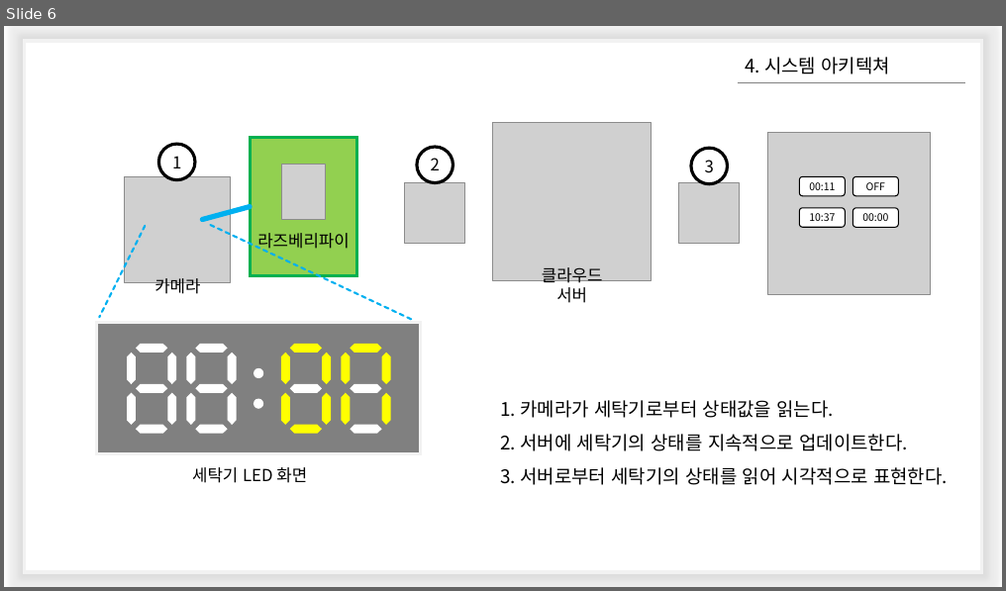
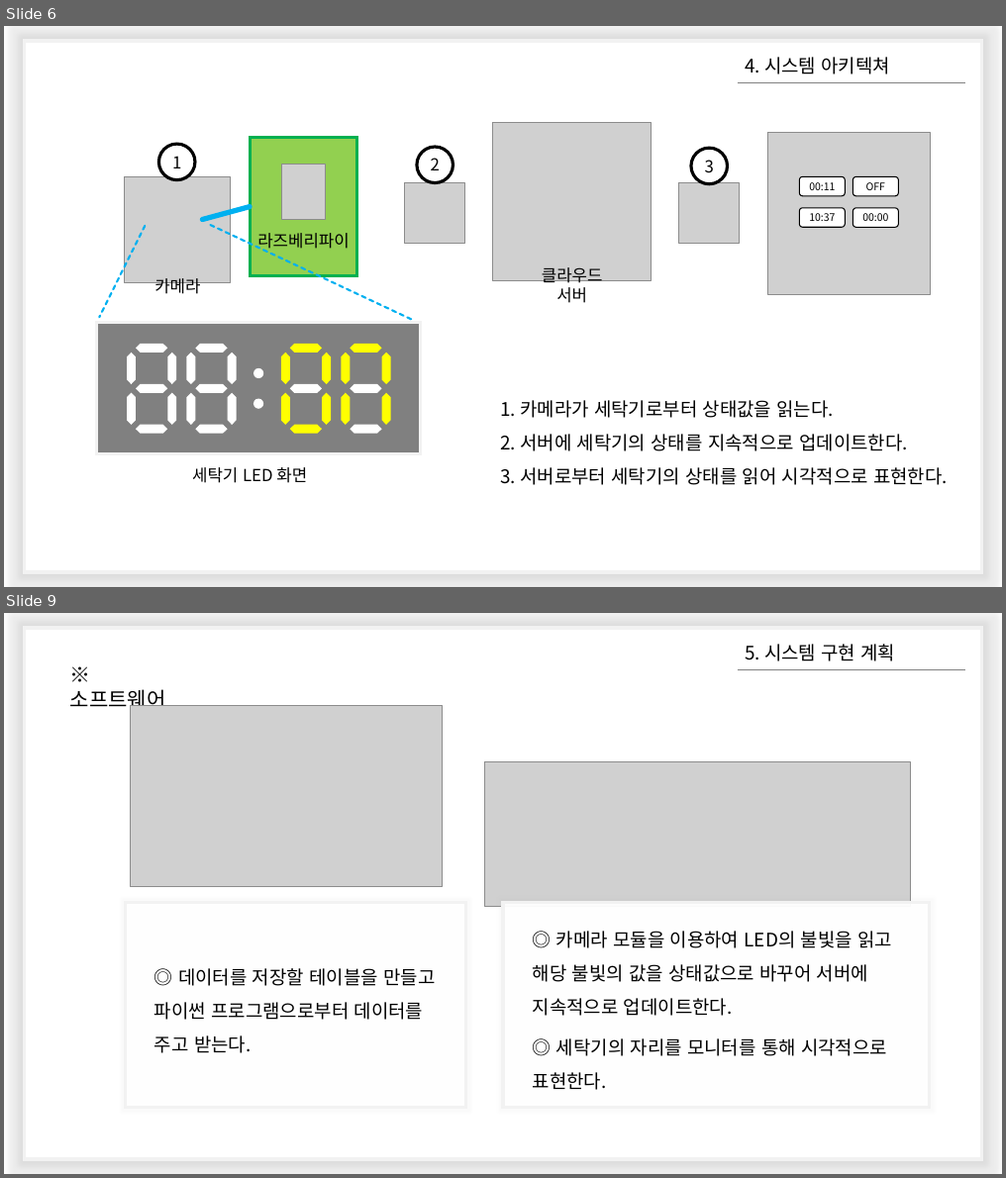
Before and after one commit to wonsokchoi/16project, a slide deck: team_ppt/Find Sit Project 제안서.pptx. Shown one above the other, each under a label of ours: slide 6 before the commit, slides 6 and 9 after it; the slides between them are not shown. The pictures are 1006x591 and 1006x1178 pixels, drawn with LibreOffice and Linux fonts; fonts in the diff are those of the drawing; grey boxes stand for pictures; background and template pictures are left out. Boxes give left, top, right and bottom in pixels: in the first picture for what was removed or moved away, otherwise in the second. Text is boxed around its words. In the diff, an @@ line names an element or a change of style, - is before the commit and + after.

```diff
--- a/team_ppt/Find Sit Project 제안서.pptx
+++ b/team_ppt/Find Sit Project 제안서.pptx
@@ slide 9 added at bbox=[4, 613, 1002, 1174], background picture (left out); not listed: 2 template elements that a slide beside it also shows @@
@@ text added at bbox=[745, 644, 896, 662], 18 pt, text #000000 @@
+5. 시스템 구현 계획
@@ text added at bbox=[70, 689, 166, 712], 20 pt, text #000000 @@
+※ 소프트웨어
@@ picture added at bbox=[131, 706, 443, 887] @@
@@ picture added at bbox=[484, 762, 912, 906] @@
@@ rounded rectangle added at bbox=[126, 903, 466, 1108], fill #FFFFFF at 95% opacity, outline #F2F2F2 3 pt, 18 pt, text #000000 @@
+◎ 데이터를 저장할 테이블을 만들고 파이썬 프로그램으로부터 데이터를 주고 받는다.
@@ rounded rectangle added at bbox=[503, 903, 930, 1108], fill #FFFFFF at 95% opacity, outline #F2F2F2 3 pt, 18 pt, text #000000 @@
+◎ 카메라 모듈을 이용하여 LED의 불빛을 읽고 해당 불빛의 값을 상태값으로 바꾸어 서버에 지속적으로 업데이트한다.
+◎ 세탁기의 자리를 모니터를 통해 시각적으로 표현한다.
```
Also in this commit, not shown: 7 slides changed, 2 other files.
